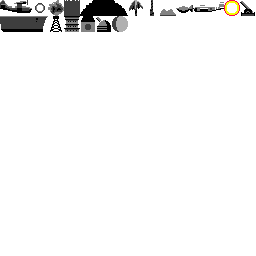
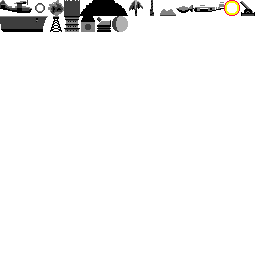
Layered file, before and after one edit (256x256). Changes by layer:
painted on "tiles.png copy" over (36, 8, 212, 30)
